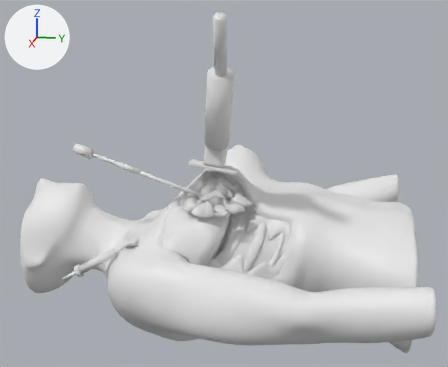
Before and after pictures for a commit that changed the glTF model model/breast_scene.glb.
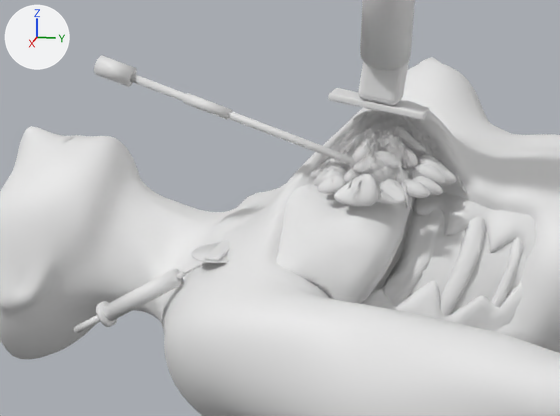
The first picture shows the older version from a 50 mm camera at (0.709, 0.154, 0.246) aimed at (0.0, 0.012, 0.069). The close-ups show the older and then the newer version on the part from 6% to 68% of the width and 32% to 87% of the height of that picture. Only the edits that show in the close-ups are written down. The lights are fixed; the arrows at upper left show +X, +Y and +Z. Where no turn or scale is listed for an object, it has been applied to the vertices. Vertices at exactly the same position are counted once.

Names of what the first close-up shows: 'body__body', 'dressing__pad', 'duct__ducts', 'gland__glands', 'muscle__muscles', 'needle__guide', 'needle__hub', 'needle__shaft', 'probe__body', 'probe__footprint', 'probe__handle', 'syringe__barrel', 'syringe__finger', 'syringe__hub', 'syringe__needle', 'syringe__plunger' and 2 more.
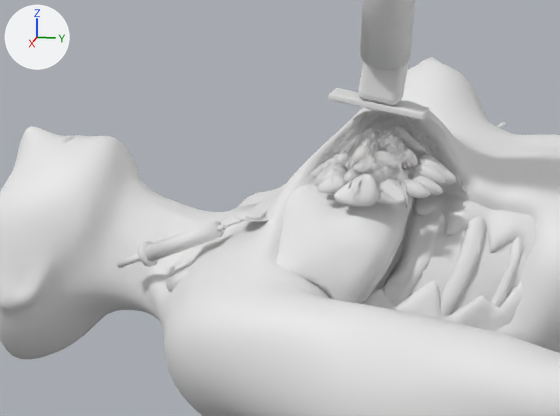
Where the newer file only moved an object's origin or applied its transform, the numbers keep the older frame.

The edits, one by one:
me_cylinder is used by ob_needle__shaft; location (0.0751, -0.0426, 0.088).
me_cylinder had 48 vertices, 92 faces and spanned x -0.002..0.002, y -0.08..0.08, z -0.028..0.028.
me_cylinder now has 48 vertices, 92 faces and spans x -0.021..0.005, y -0.055..0.078, z -0.093..-0.006.
me_cylinder part 1: the whole mesh is multiplied about its middle by the matrix ((0.922, 0.1, -0.122), (-0.158, 0.583, -0.714), (0.0, 0.725, 0.591)), then moved by (-0.008, 0.012, -0.049).
Object 'needle__guide' (ob_needle__guide) moves from (0.0751, -0.079, 0.1001) to (0.0623, -0.0584, 0.0208).
Object 'needle__guide' (ob_needle__guide) turns from (-72, 180, 0) to (58, 0, 170) degrees about x, y and z.
Object 'needle__hub' (ob_needle__hub) moves from (0.0751, -0.1312, 0.1175) to (0.0545, -0.1042, -0.0086).
Object 'needle__hub' (ob_needle__hub) turns from (72, 0, 0) to (122, 0, -10) degrees about x, y and z.
Object 'dressing__pad' (ob_dressing__pad) moves from (0.0751, -0.0743, 0.0169) to (0.0631, -0.0543, 0.038).
Object 'syringe__needle' (ob_syringe__needle) moves from (0.0751, -0.0855, 0.0095) to (0.061, -0.066, 0.0319).
Object 'syringe__needle' (ob_syringe__needle) turns from (120, 0, 0) to (114, 0, -10) degrees about x, y and z.
Object 'syringe__hub' (ob_syringe__hub) moves from (0.0751, -0.0985, 0.0019) to (0.0587, -0.0795, 0.0259).
Object 'syringe__barrel' (ob_syringe__barrel) moves from (0.0751, -0.1218, -0.0117) to (0.0546, -0.1039, 0.015).
Object 'syringe__barrel' (ob_syringe__barrel) turns from (120, 0, 0) to (114, 0, -10) degrees about x, y and z.
Object 'syringe__plunger' (ob_syringe__plunger) moves from (0.0751, -0.1537, -0.0303) to (0.0488, -0.1372, 0.0).
Object 'syringe__plunger' (ob_syringe__plunger) turns from (120, 0, 0) to (114, 0, -10) degrees about x, y and z.
Object 'syringe__finger' (ob_syringe__finger) moves from (0.0751, -0.1447, -0.025) to (0.0505, -0.1278, 0.0042).

Where the change shows, as pixel boxes [x1, y1, x2, y2] in the close-ups (560 x 416 px):
'syringe__barrel', moved, turned: before [103, 269, 184, 321]; after [145, 221, 224, 261]
'needle__shaft', reshaped: before [130, 74, 358, 166]; after [330, 150, 414, 196]
'needle__hub', moved, turned: before [94, 55, 137, 87]; after [166, 265, 193, 293]
'dressing__pad', moved: before [192, 243, 229, 263]; after [232, 204, 269, 222]
'needle__guide', moved, turned (not visible afterwards): before [183, 93, 232, 120]
'syringe__finger', moved: before [96, 301, 117, 327]; after [138, 241, 159, 267]
'syringe__plunger', moved, turned: before [74, 315, 100, 333]; after [117, 254, 141, 268]
'syringe__hub', moved: before [176, 271, 186, 280]; after [216, 224, 226, 232]
'syringe__needle', moved, turned: before [183, 262, 208, 275]; after [223, 220, 245, 228]
